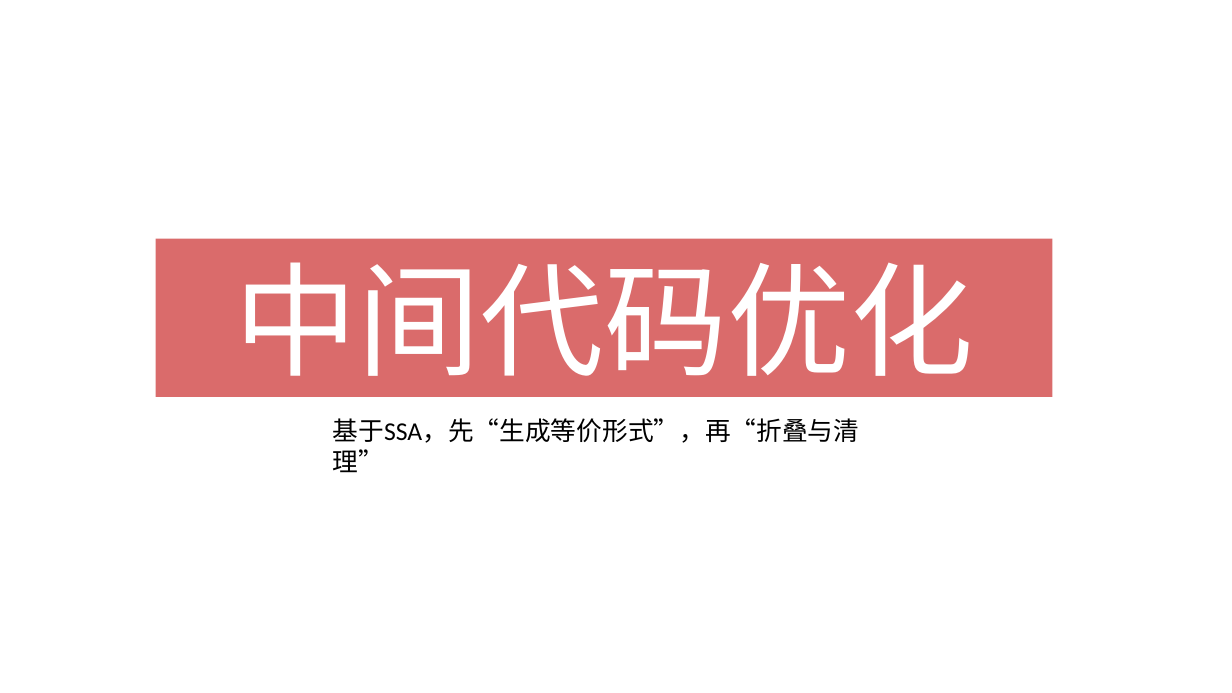
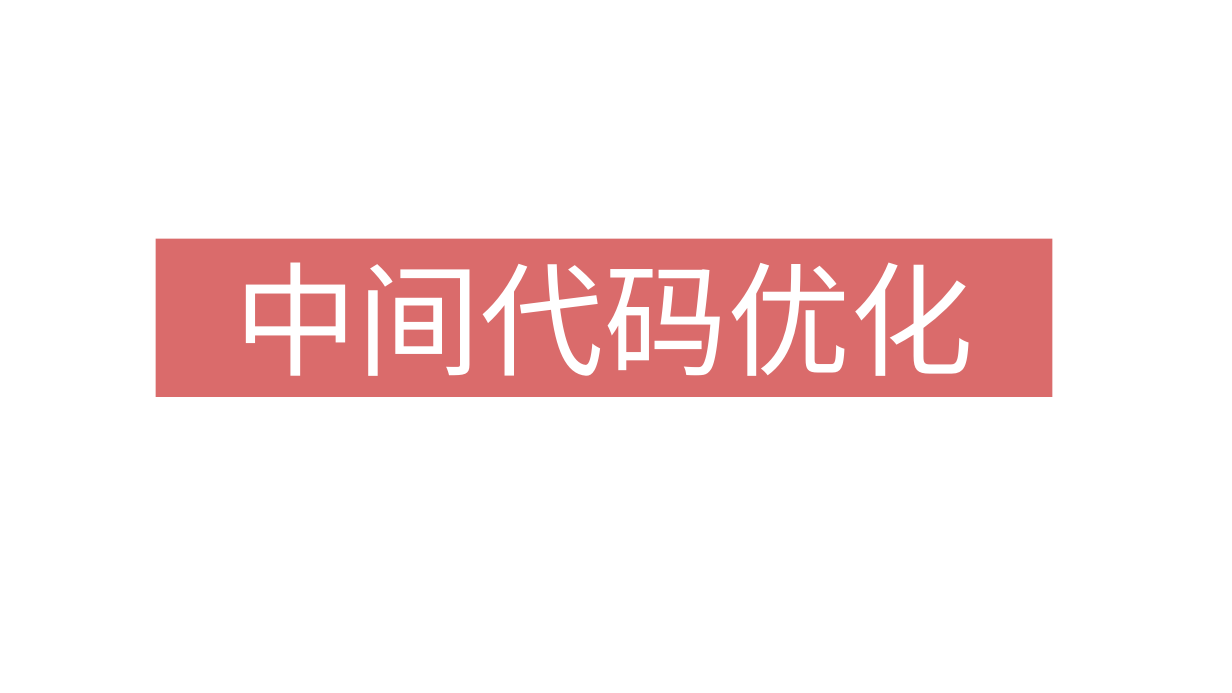
Before and after one commit to TheSkyFuker54188/Compiler-2025, a slide deck: slide 10 of doc/2025编译系统设计赛答辩.pptx (slide 9 before the commit). Drawn at 1232x693 pixels with LibreOffice and Linux fonts; fonts in the diff are those of the drawing. Boxes give left, top, right and bottom in pixels: in the first picture for what was removed or moved away, otherwise in the second. Text is boxed around its words. In the diff, an @@ line names an element or a change of style, - is before the commit and + after.

```diff
--- a/doc/2025编译系统设计赛答辩.pptx
+++ b/doc/2025编译系统设计赛答辩.pptx
@@ text removed at [333, 418, 860, 443] @@
-基于SSA，先“生成等价形式”，再“折叠与清理”
```
Also in this commit, not shown: 4 other slides changed, 4 slides added, 2 slides removed.
